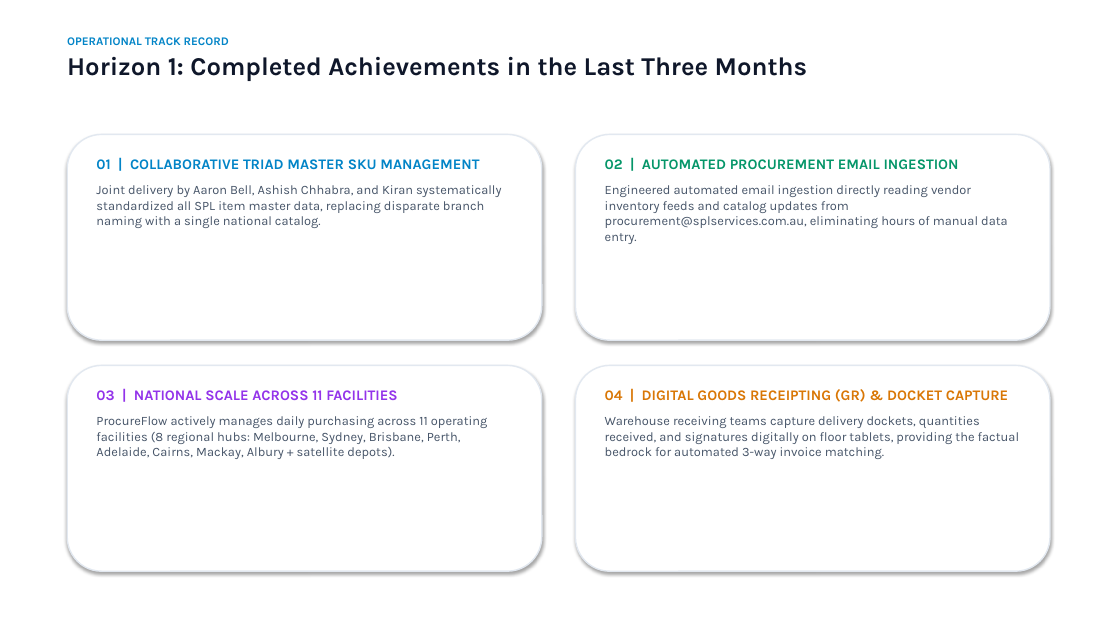
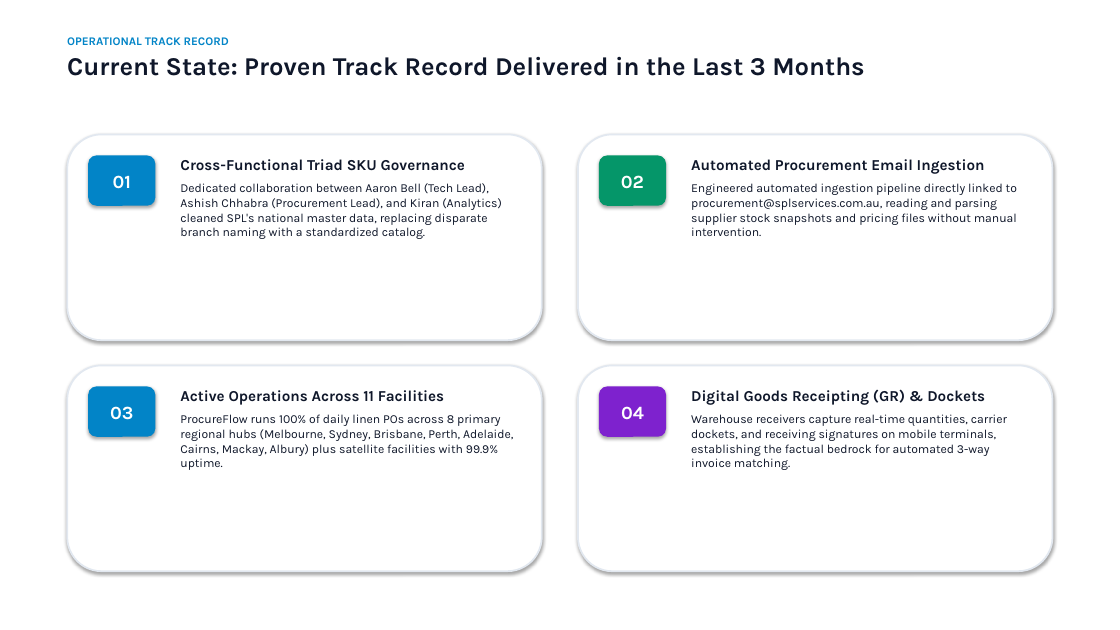
Before and after one commit to SPLGit-Project/ProcureFlow-App, a slide deck: slide 5 of docs/ProcureFlow_Executive_Roadmap.pptx (slide 3 before the commit). Drawn at 1120x630 pixels with LibreOffice and Linux fonts; fonts in the diff are those of the drawing. Boxes give left, top, right and bottom in pixels: in the first picture for what was removed or moved away, otherwise in the second. Text is boxed around its words. In the diff, an @@ line names an element or a change of style, - is before the commit and + after.

```diff
--- a/docs/ProcureFlow_Executive_Roadmap.pptx
+++ b/docs/ProcureFlow_Executive_Roadmap.pptx
@@ text at box(67, 57, 864, 76): text changed @@
-Horizon 1: Completed Achievements in the Last Three Months
+Current State: Proven Track Record Delivered in the Last 3 Months
@@ rounded rectangle added at box(88, 155, 155, 206), fill #0284C7, 16 pt, text #FFFFFF, bold @@
+01
@@ text at box(180, 159, 502, 239): text changed; size 11 to 10.5 pt; text colour #475569 to #0F172A @@
-01 | COLLABORATIVE TRIAD MASTER SKU MANAGEMENT
-Joint delivery by Aaron Bell, Ashish Chhabra, and Kiran systematically standardized all SPL item master data, replacing disparate branch naming with a single national catalog.
+Cross-Functional Triad SKU Governance
+Dedicated collaboration between Aaron Bell (Tech Lead), Ashish Chhabra (Procurement Lead), and Kiran (Analytics) cleaned SPL's national master data, replacing disparate branch naming with a standardized catalog.
@@ rounded rectangle added at box(599, 155, 666, 206), fill #059669, 16 pt, text #FFFFFF, bold @@
+02
@@ text at box(691, 159, 1017, 236): text changed; size 11 to 10.5 pt; text colour #475569 to #0F172A @@
-02 | AUTOMATED PROCUREMENT EMAIL INGESTION
-Engineered automated email ingestion directly reading vendor inventory feeds and catalog updates from procurement@splservices.com.au, eliminating hours of manual data entry.
+Automated Procurement Email Ingestion
+Engineered automated ingestion pipeline directly linked to procurement@splservices.com.au, reading and parsing supplier stock snapshots and pricing files without manual intervention.
@@ rounded rectangle added at box(88, 386, 155, 437), fill #0284C7, 16 pt, text #FFFFFF, bold @@
+03
@@ outline #E2E8F0 1.2 pt to #E2E8F0 1.5 pt in 4 elements at box(67, 134, 542, 340), box(67, 365, 542, 571), box(578, 134, 1053, 340), box(578, 365, 1053, 571) @@
@@ rounded rectangle added at box(599, 386, 666, 437), fill #7E22CE, 16 pt, text #FFFFFF, bold @@
+04
@@ text at box(691, 389, 1007, 470): text changed; size 11 to 10.5 pt; text colour #475569 to #0F172A @@
-04 | DIGITAL GOODS RECEIPTING (GR) & DOCKET CAPTURE
-Warehouse receiving teams capture delivery dockets, quantities received, and signatures digitally on floor tablets, providing the factual bedrock for automated 3-way invoice matching.
+Digital Goods Receipting (GR) & Dockets
+Warehouse receivers capture real-time quantities, carrier dockets, and receiving signatures on mobile terminals, establishing the factual bedrock for automated 3-way invoice matching.
@@ text at box(180, 390, 513, 470): text changed; size 11 to 10.5 pt; text colour #475569 to #0F172A @@
-03 | NATIONAL SCALE ACROSS 11 FACILITIES
-ProcureFlow actively manages daily purchasing across 11 operating facilities (8 regional hubs: Melbourne, Sydney, Brisbane, Perth, Adelaide, Cairns, Mackay, Albury + satellite depots).
+Active Operations Across 11 Facilities
+ProcureFlow runs 100% of daily linen POs across 8 primary regional hubs (Melbourne, Sydney, Brisbane, Perth, Adelaide, Cairns, Mackay, Albury) plus satellite facilities with 99.9% uptime.
```
Also in this commit, not shown: 2 other slides changed, 9 slides added, 7 slides removed, 2 other files.
